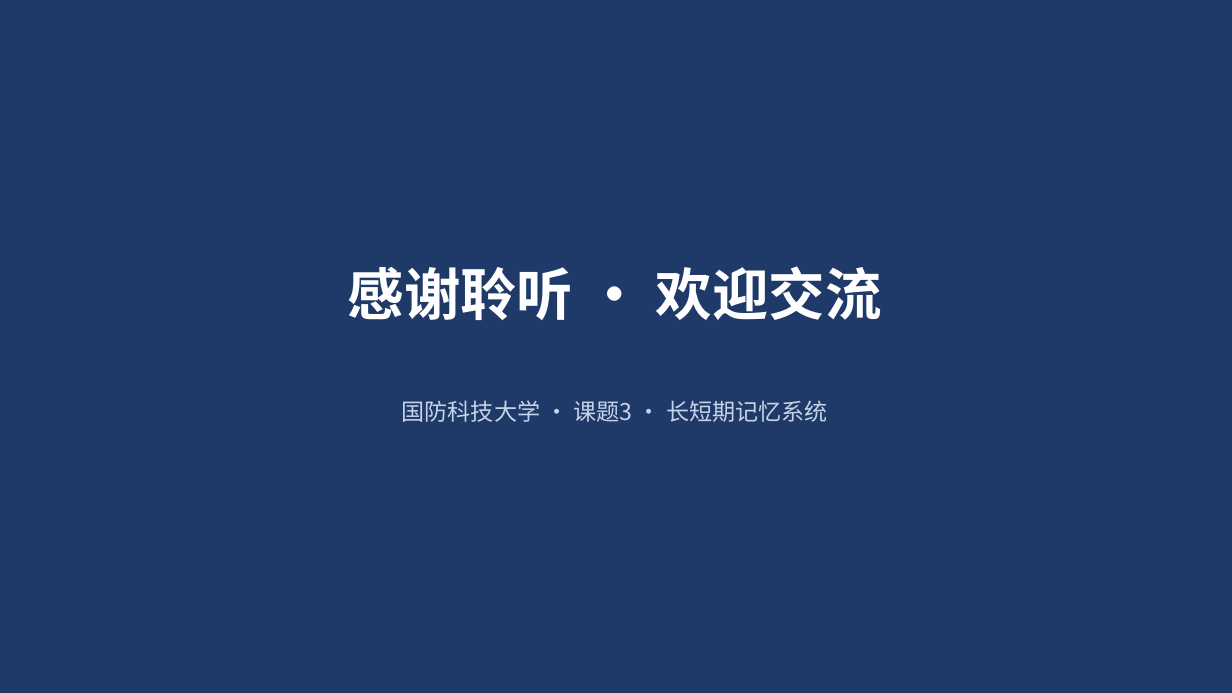
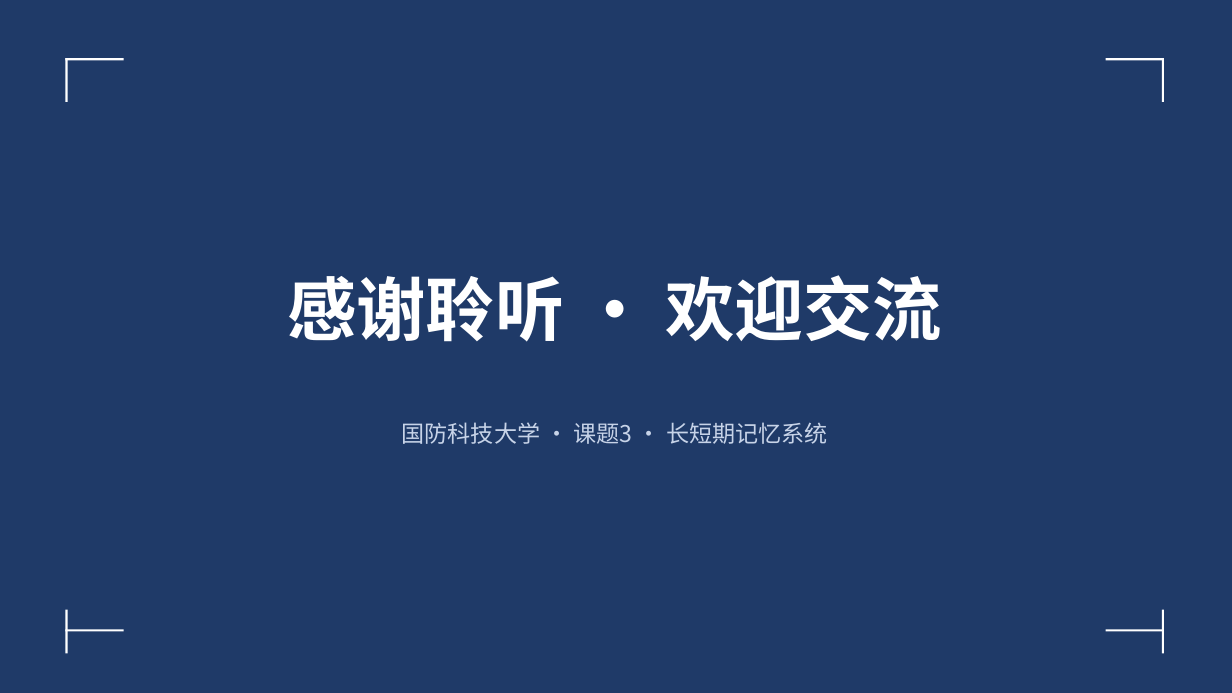
Before and after one commit to Outer-nebula-observer/yz-03, a slide deck: slide 28 of 汇报PPT/最终汇报成果.pptx. Drawn at 1232x693 pixels with LibreOffice and Linux fonts; fonts in the diff are those of the drawing. Boxes give left, top, right and bottom in pixels: in the first picture for what was removed or moved away, otherwise in the second. Text is boxed around its words. In the diff, an @@ line names an element or a change of style, - is before the commit and + after.

Commit message:
docs: 最终汇报 PPT 整体美化——标题强化/封面章节设计感/卡片式排版/配图占位增强
- 封面：大标题50pt+英文标签+四角细线装饰+分隔线
- 章节扉页：120pt大序号+右侧装饰圆+横线+大标题50pt
- 目录：5个圆角卡片+编号方块
- 内容页：标题强化（40pt+左侧竖条），要点改为圆角卡片+编号/左侧色条
- 6条以上页面自动压缩卡片高度，避免超页
- 课题背景页增加右侧七步闭环图占位；总体思路页改为2×2卡片
- 代码页：深蓝标题条“代码/伪代码”+浅灰代码块
- 每页页码与页脚保留；28页备注/讲稿同步导出
- 重新生成：汇报PPT/最终汇报成果.pptx + PPT内容设计.md
- 校验：28页有备注、无zip重复、无模板占位

```diff
--- a/汇报PPT/最终汇报成果.pptx
+++ b/汇报PPT/最终汇报成果.pptx
@@ rectangle added at <box>66,58,124,60</box>, fill #FFFFFF @@
@@ rectangle added at <box>66,58,67,102</box>, fill #FFFFFF @@
@@ rectangle added at <box>1106,58,1165,60</box>, fill #FFFFFF @@
@@ rectangle added at <box>1162,58,1164,102</box>, fill #FFFFFF @@
@@ text "感谢聆听 · 欢迎交流": place and size @@
-text "感谢聆听 · 欢迎交流" at <box>348,266,882,320</box>
+text "感谢聆听 · 欢迎交流" at <box>287,275,942,342</box>
@@ text "感谢聆听 · 欢迎交流" at <box>287,275,942,342</box>: size 44 to 54 pt @@
@@ text "国防科技大学 · 课题3 · 长短期记忆系统": place and size @@
-text "国防科技大学 · 课题3 · 长短期记忆系统" at <box>402,400,828,422</box>
+text "国防科技大学 · 课题3 · 长短期记忆系统" at <box>402,422,828,444</box>
@@ rectangle added at <box>66,629,124,631</box>, fill #FFFFFF @@
@@ rectangle added at <box>66,610,67,653</box>, fill #FFFFFF @@
@@ rectangle added at <box>1106,629,1165,631</box>, fill #FFFFFF @@
@@ rectangle added at <box>1162,610,1164,653</box>, fill #FFFFFF @@
```
Also in this commit, not shown: 27 other slides changed, 2 other files.
